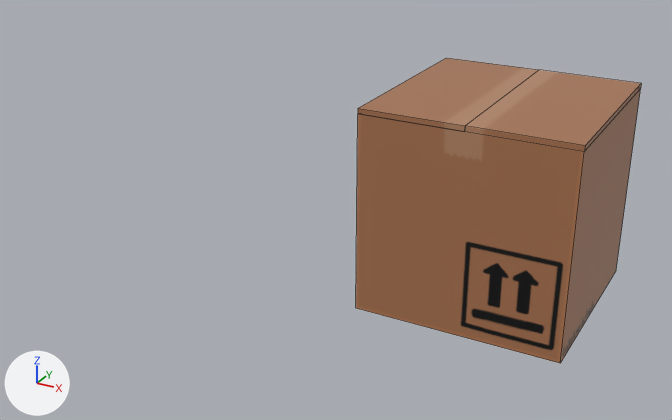
Renders of the FBX model Assets/Models/box.fbx from each side of a commit.
The view is the same before and after, from a 50 mm lens placed at (1.3, -3.98, 1.73), pointed at (-0.86, -0.04, -0.24). Lighting does not change. The marker at lower left points along +X, +Y and +Z. Mesh edges are drawn as thin lines.

Names of what the first picture shows: 'box', 'box flap l', 'box flap r'.
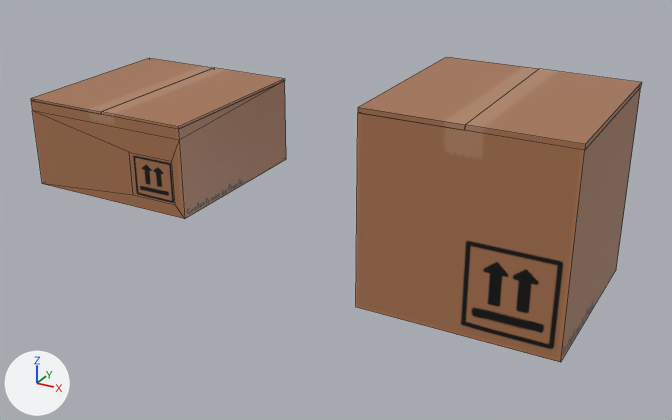
Commit message: Add small box

Where the change shows, as pixel boxes (x1, y1, x2, y2) in the pictures (672 x 420 px):
'box', surface changed, moved
    before: (356, 89, 641, 363)
    after: (356, 88, 641, 362)
'small box', added (brown)
    after: (31, 81, 286, 219)
'box flap r', moved
    before: (465, 70, 641, 152)
    after: (465, 69, 642, 150)
'box flap l', moved
    before: (358, 58, 538, 132)
    after: (358, 57, 539, 130)
'box flap r.001', added (brown)
    after: (101, 68, 285, 129)
'box flap', added (brown)
    after: (31, 58, 212, 114)

The change, as a list of edits to the scene's bpy script:
```text
Add img_box_texture_png:
    img_box_texture_png = load_image('box texture.png', 'Textures/box texture.png', 1024, 1024, 'sRGB')
Change mat_box:
    mat_box.texture: img_box_base_color_png -> img_box_texture_png
Add me_box_001:
    me_box_001.from_pydata(...)  # 22 vertices, 21 faces; spans x -50.0..50.0, y -24.7..24.0, z -50.0..50.0
    me_box_001.materials.append(mat_box)  # picture img_box_texture_png
Change ob_box:
    ob_box.location: (0.0, 0.0, -0.005) -> (0.0, 0.0, 0.0)
Add ob_small_box:
    ob_small_box = bpy.data.objects.new('small box', me_box_001)
    ob_small_box.location = (-2.0, 0.0, 0.0)
    ob_small_box.rotation_euler = (1.571, 0.0, 0.0)  # degrees (90, 0, 0)
    ob_small_box.scale = (0.01, 0.01, 0.01)
Add ob_box_flap_r_001:
    ob_box_flap_r_001 = bpy.data.objects.new('box flap r.001', me_upper_flap)
    ob_box_flap_r_001.parent = ob_small_box
    ob_box_flap_r_001.location = (50.0, 24.02, 0.0)
    ob_box_flap_r_001.rotation_euler = (0.0, -3.142, 0.0)  # degrees (0, -180, 0)
    ob_box_flap_r_001.scale = (1.0, 0.5, 1.0)
Add ob_box_flap:
    ob_box_flap = bpy.data.objects.new('box flap', me_upper_flap)
    ob_box_flap.parent = ob_small_box
    ob_box_flap.location = (-50.0, 24.02, 0.0)
    ob_box_flap.scale = (1.0, 0.5, 1.0)
```
